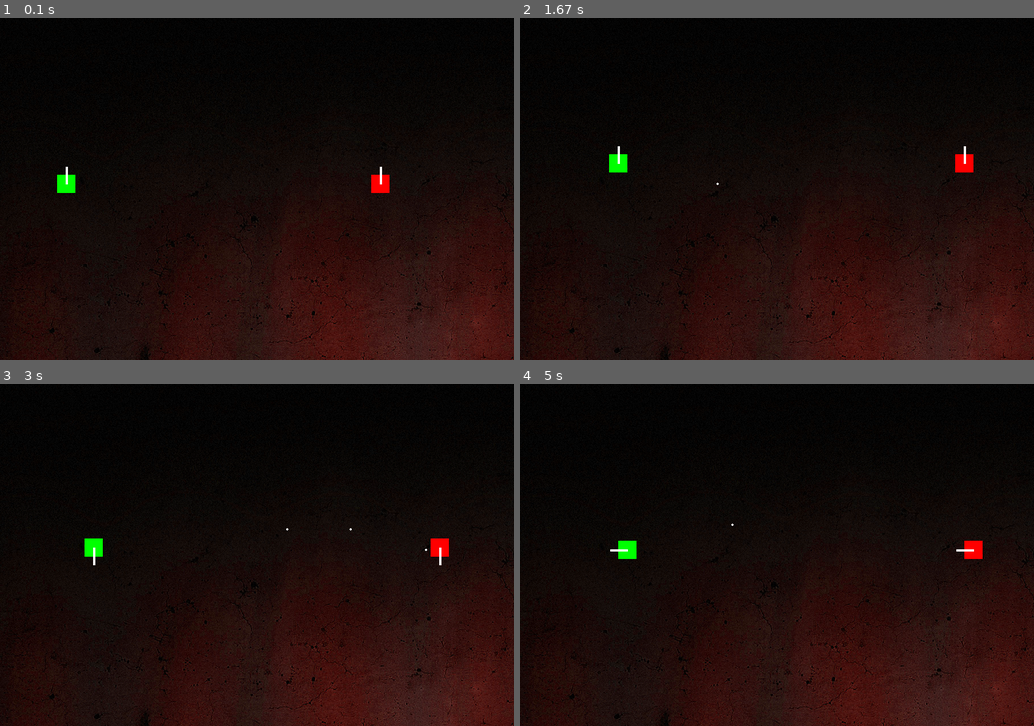
Above: before the commit, frames 1-4 (two rows, left to right).
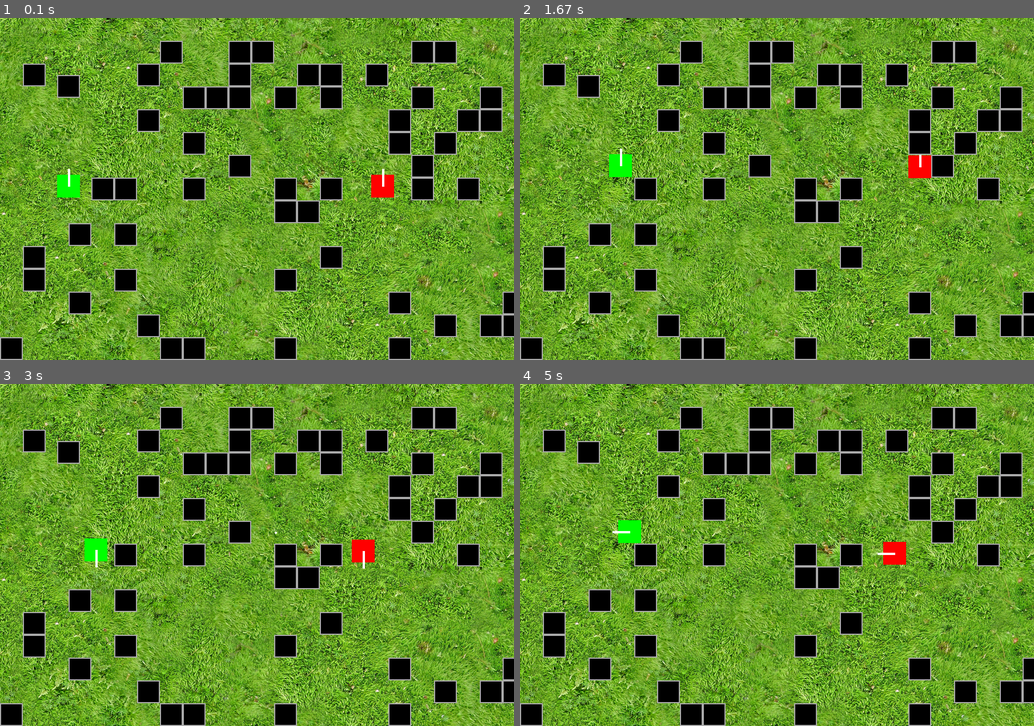
Above: after the commit, the same moments.

Repository: Showtimeeee/Tanks_p_vs_p_pygame
Game: pygame game, started from main.py
Same seed, same stepped clock (60 frames per second), same inputs: the game is played once before the commit and once after it.
Inputs:
- Up to frame 1 (0.1 s): no input
- Up to frame 2 (1.67 s): hold Keypad Enter 0.33-0.8 s; hold Right 0.33-0.8 s; hold Right 0.83-1.3 s; hold D 0.83-1.3 s; tap Space at 0.9, 1.2, 1.4 s; tap Keypad Enter at 0.98 s; hold Up 1.33-1.63 s; hold W 1.33-1.63 s
- Up to frame 3 (3 s): hold Right 1.67-2.13 s; hold D 1.67-2.13 s; tap Space at 1.73, 2.03, 2.23, 2.53, 2.8 s; hold Left 2.17-2.7 s; hold A 2.17-2.7 s; tap Keypad Enter at 2.32 s; hold Down from 2.73 s (still down); hold S from 2.73 s (still down)
- Up to frame 4 (5 s): release Down at 3.03 s; release S at 3.03 s; hold Left 3.07-3.47 s; hold A 3.07-3.47 s; tap Space at 3.13, 3.43, 3.57, 3.97, 4.27, 4.63 s; hold Up 3.5-3.87 s; hold W 3.5-3.87 s; tap Keypad Enter at 3.65 s; hold Right 3.9-4.53 s; hold D 3.9-4.53 s; hold Down 4.57-4.93 s; hold S 4.57-4.93 s; hold Left from 4.97 s (still down); hold A from 4.97 s (still down)

The runs differ from the first frame. In frame 1, 91% of the frame differs, in the area x 0-100%, y 0-100%; in frame 2, 92%; in frame 3, 92%; in frame 4, 92%.

Commit message:
block collisions, hp

Diff:
--- a/main.py
+++ b/main.py
@@ -1,39 +1,54 @@
 import pygame as pg
+from random import randint
 
 pg.init()
 
 WIDTH, HEIGHT = 900, 600
 FPS = 60
 # image 32pix
-TILE = 32
+TILE = 40
 
 window = pg.display.set_mode((WIDTH, HEIGHT))
 pg.display.set_caption('TANKS')
 clock = pg.time.Clock()
+# font
+font_ui = pg.font.Font(None, 42)
 # background_image
-background_image = pg.image.load('images/pngwing.png').convert()
-
-# x y direction offset
+background_image = pg.image.load('images/greenbg.png').convert()
+
+# x,y direction offset
 DIRECTS = [[0, -1], [1, 0], [0, 1], [-1, 0]]
+
+
+class Interface:
+    def __init__(self):
+        pass
+
+    def update(self):
+        pass
+
+    # draw health points
+    def draw(self):
+        pass
 
 
 class Tank:
     def __init__(self, color, px, py, direct, key_list):
         objects.append(self)
         self.type = 'tank'
-
         self.color = color
         self.rect = pg.Rect(px, py, TILE, TILE)
         self.direct = direct
         # speed tanks
         self.move_speed = 2
-        # helth gun
+        # health player
         self.hp = 5
         # shot delay
         self.shot_timer = 0
-        self.shotDelay = 60
+        self.shot_delay = 60
         self.bullet_speed = 5
         self.bullet_damage = 1
+
         self.key_left = key_list[0]
         self.key_right = key_list[1]
         self.key_up = key_list[2]
@@ -42,6 +57,8 @@
 
     # movies if button pressed
     def update(self):
+        # old pos if collicion tank
+        old_x, old_y = self.rect.topleft
         if keys[self.key_left]:
             self.rect.x -= self.move_speed
             self.direct = 3
@@ -54,15 +71,21 @@
         elif keys[self.key_down]:
             self.rect.y += self.move_speed
             self.direct = 2
+
+        for obj in objects:
+            if obj != self and self.rect.colliderect(obj.rect):
+                self.rect.topleft = old_x, old_y
+
         # shooting
         if keys[self.key_shot] and self.shot_timer == 0:
+            # speed bullets
             dx = DIRECTS[self.direct][0] * self.bullet_speed
             dy = DIRECTS[self.direct][1] * self.bullet_speed
             Bullet(self, self.rect.centerx, self.rect.centery, dx, dy, self.bullet_damage)
-            self.shot_timer = self.shotDelay
-
+            self.shot_timer = self.shot_delay
+        # shot delay(задержка выстрела)
         if self.shot_timer > 0:
-            self.shot_timer -= 1
+            self.shot_timer -= 0.5
 
     def draw(self):
         pg.draw.rect(window, self.color, self.rect)
@@ -89,18 +112,43 @@
     def update(self):
         self.px += self.dx
         self.py += self.dy
-
+        # if pos bullet
         if self.px < 0 or self.px > WIDTH or self.py < 0 or self.py > HEIGHT:
+            # if the bullet exited the screen
             bullets.remove(self)
         else:
             for obj in objects:
+                # method checks the collision of the object with the coordinate True
                 if obj != self.parent and obj.rect.collidepoint(self.px, self.py):
                     obj.damage(self.damage)
+                    # if hits - bullets remove
                     bullets.remove(self)
                     break
 
     def draw(self):
         pg.draw.circle(window, 'white', (self.px, self.py), 2)
+
+
+class Block:
+    def __init__(self, px, py, size):
+        objects.append(self)
+        self.type = 'block'
+        self.rect = pg.Rect(px, py, size, size)
+        # health block
+        self.hp = 1
+
+    def update(self):
+        pass
+
+    def draw(self):
+        pg.draw.rect(window, 'black', self.rect)
+        pg.draw.rect(window, 'darkgrey', self.rect, 2)
+
+    def damage(self, value):
+        self.hp -= value
+        if self.hp <= value:
+            objects.remove(self)
+
 
 
 bullets = []
@@ -108,6 +156,25 @@
 objects = []
 Tank('green', 100, 275, 0, (pg.K_a, pg.K_d, pg.K_w, pg.K_s, pg.K_SPACE))
 Tank('red', 650, 275, 0, (pg.K_LEFT, pg.K_RIGHT, pg.K_UP, pg.K_DOWN, pg.K_KP_ENTER))
+Ui = Interface()
+# block in window
+Block(100, 100, TILE)
+for b in range(60):
+    while True:
+        x = randint(0, WIDTH // TILE) * TILE
+        y = randint(1, HEIGHT // TILE) * TILE
+        rect = pg.Rect(x, y, TILE, TILE)
+        finded = False
+        for obj in objects:
+            if rect.colliderect(obj.rect):
+                finded = True
+
+        if not finded:
+            break
+    Block(x, y, TILE)
+
+
+
 
 play = True
 while play:
@@ -117,20 +184,22 @@
             play = False
     # traffic control
     keys = pg.key.get_pressed()
-
+    # update obj
     for bullet in bullets:
         bullet.update()
     for obj in objects:
         obj.update()
+    Ui.update()
 
     # window.fill('darkgrey')
     # background
     window.blit(background_image, (0, 0))
-
+    # update obj
     for bullet in bullets:
         bullet.draw()
     for obj in objects:
         obj.draw()
+    Ui.draw()
 
     pg.display.update()
     clock.tick(FPS)
Binary file added: images/greenbg.png
